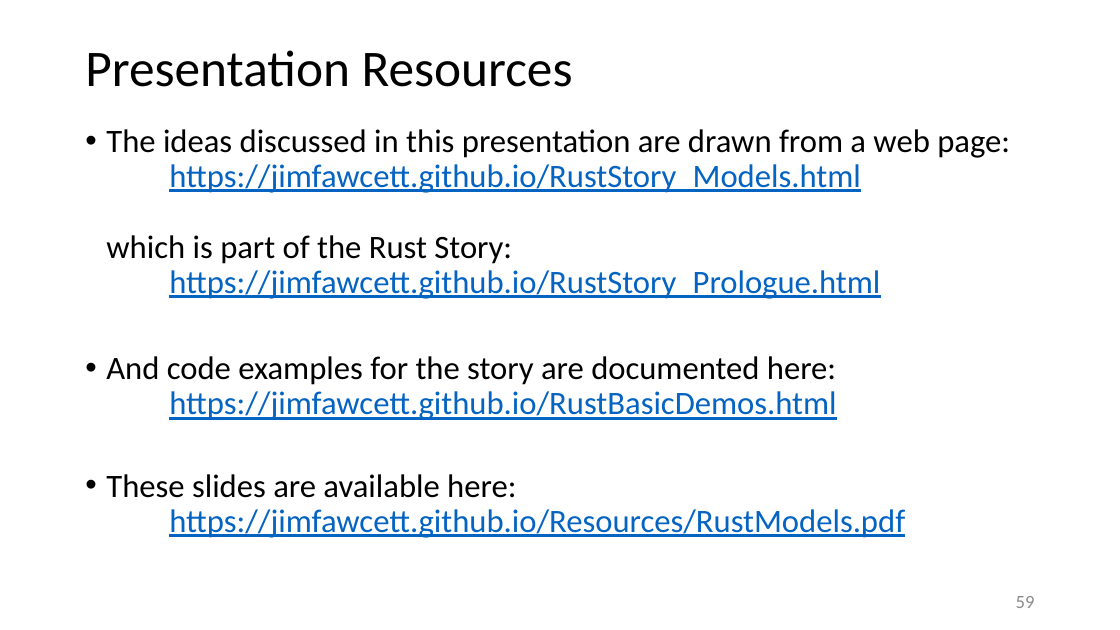
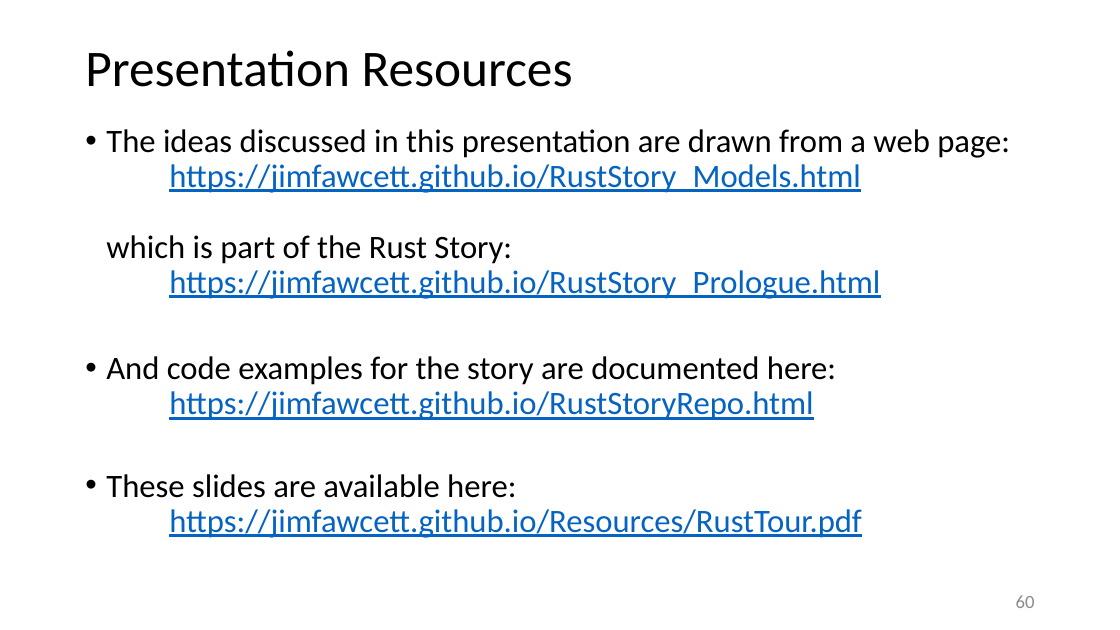
Before and after one commit to JimFawcett/JimFawcett.github.io, a slide deck: slide 60 of Resources/RustTour.pptx (slide 59 before the commit). Drawn at 1120x630 pixels with LibreOffice and Linux fonts; fonts in the diff are those of the drawing. Boxes give left, top, right and bottom in pixels: in the first picture for what was removed or moved away, otherwise in the second. Text is boxed around its words. In the diff, an @@ line names an element or a change of style, - is before the commit and + after.

Commit message:
added abbreviated tour

```diff
--- a/Resources/RustTour.pptx
+++ b/Resources/RustTour.pptx
@@ text at [106, 356, 862, 538]: text changed @@
-• And code examples for the story are documented here:
-  https://jimfawcett.github.io/RustBasicDemos.html
-• These slides are available here:
-  https://jimfawcett.github.io/Resources/RustModels.pdf
+• And code examples for the story are documented here:
+  https://jimfawcett.github.io/RustStoryRepo.html
+• These slides are available here:
+  https://jimfawcett.github.io/Resources/RustTour.pdf
@@ page number at [1016, 595, 1035, 608]: text changed @@
-59
+60
```
Also in this commit, not shown: 1 other slide changed, 1 slide added, 3 other files.
